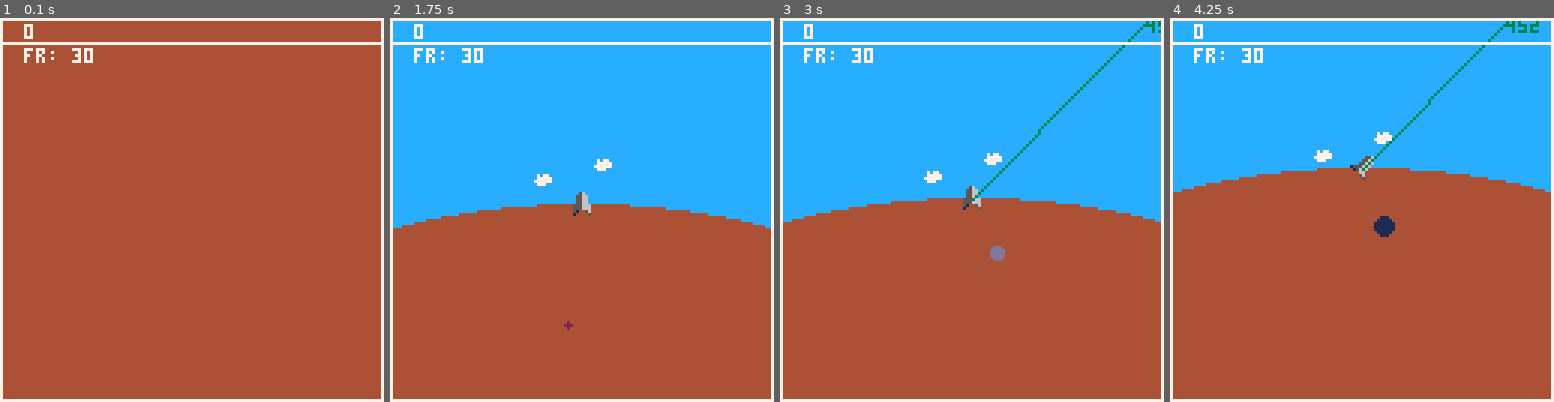
Above: before the commit, frames 1-4 (left to right).
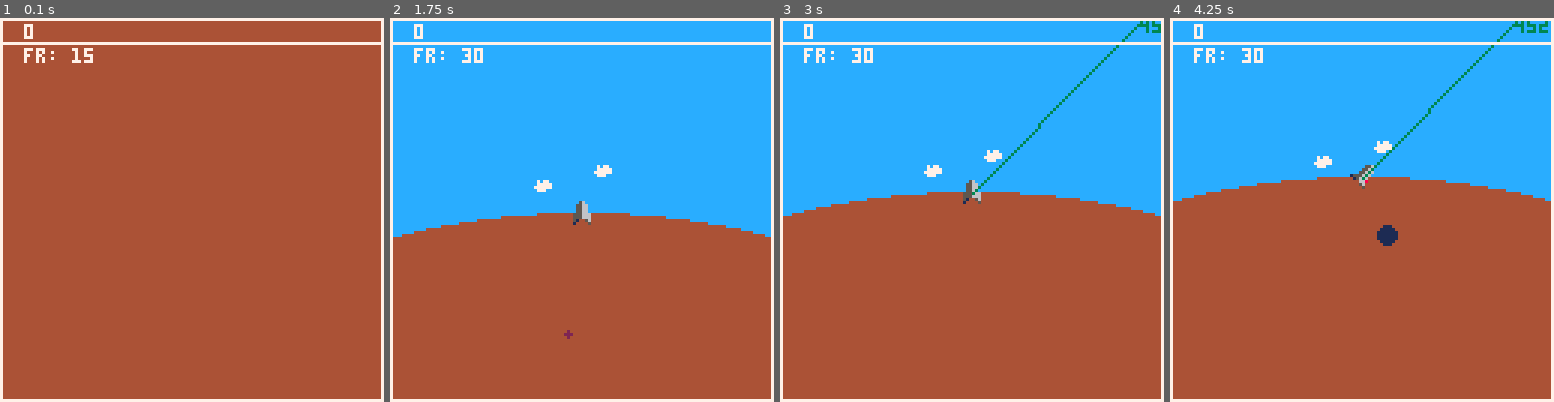
Above: after the commit, the same moments.

Repository: sabajt/GGJ_2019
Game: PICO-8 cartridge home.p8
The game is run twice, just before and just after one commit, with the same random seed, the same clock (stepped at 60 frames per second) and the same inputs.
Inputs:
- Up to frame 1 (0.1 s): no input
- Up to frame 2 (1.75 s): tap X (X key) at 0.33, 1.07 s; hold Right from 1.6 s (still down)
- Up to frame 3 (3 s): tap X (X key) at 1.85, 2.97 s; release Right at 2.1 s; hold Up 2.15-2.42 s; hold Right from 2.47 s (still down)
- Up to frame 4 (4.25 s): release Right at 3.03 s; hold Left 3.08-3.58 s; hold Down 3.63-3.97 s; hold Right from 4.02 s (still down); tap X (X key) at 4.08 s

The runs differ from the first frame. In frame 1, less than 0.1% of the frame differs, in the area x 19-25%, y 7-11%; in frame 2, 2.8%; in frame 3, 2.7%; in frame 4, 3.8%, in the area x 0-100%, y 0-60%.

Commit message:
mine generic

Diff:
--- a/home.p8
+++ b/home.p8
@@ -27,8 +27,18 @@
     ship = new_ship(get_start_pos(level))
     stars = new_stars()
     homeclouds = new_clouds(start_planet().pos)
-    farclouds = new_clouds(get_planets(level)[2].pos)
-    mine_field_1 = new_mines(get_mine_fields(level)[1])
+    -- farclouds = new_clouds(get_planets(level)[2].pos)
+    init_mines()
+end
+
+function init_mines()
+    mines = {}
+    for f in all(get_mine_fields(level)) do
+        for m in all(new_mines(f)) do
+            add(mines, m)
+        end
+    end
+
 end
 
 function init_putt()
@@ -741,10 +751,9 @@
     end
 
     --mines
-    for m in all(mine_field_1) do
-        spr(2, m.pos.x, m.pos.y, 2, 2)
-    end
-
+    for m in all(mines) do
+        spr(33, m.pos.x, m.pos.y, 2, 2)
+    end
 
     -- particles
     draw_particles()
